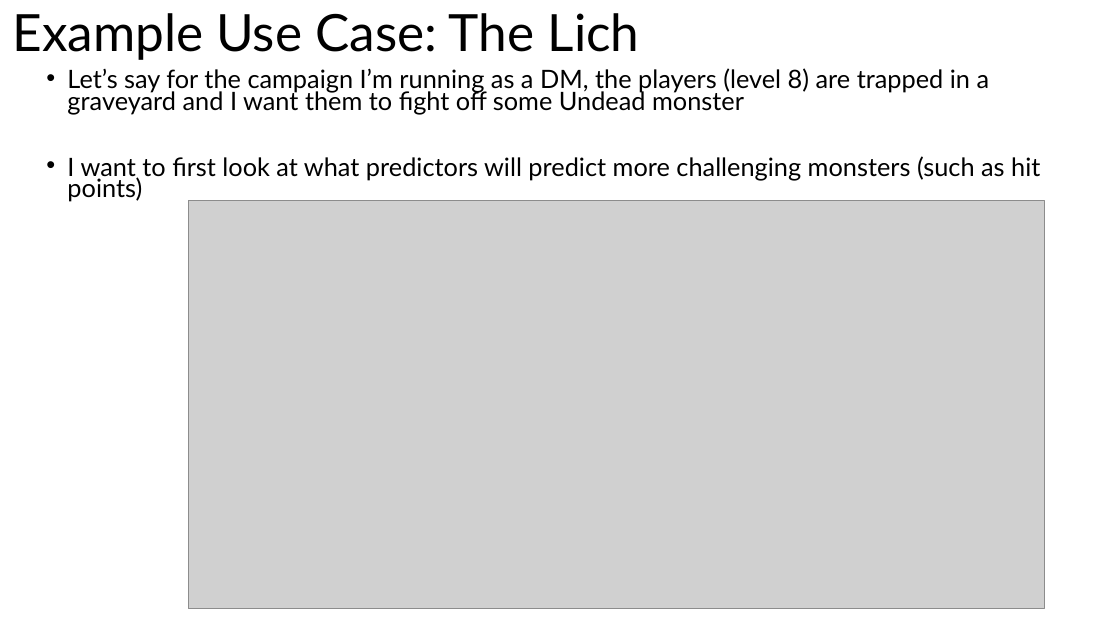
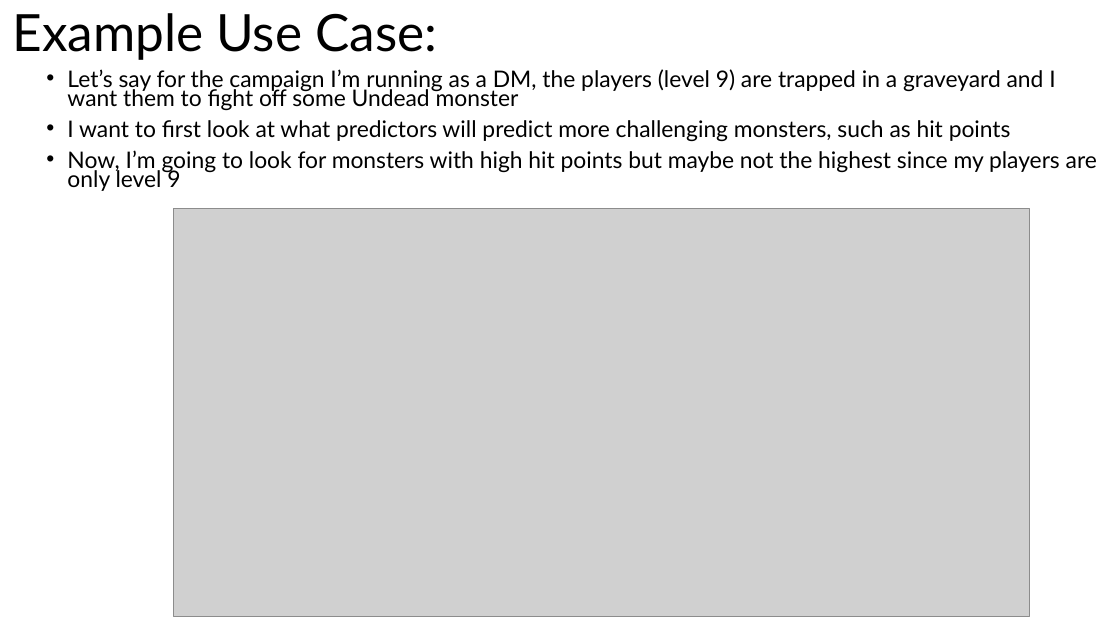
Before and after one commit to odelmas-sci/824-final, a slide deck: slide 15 of Monsters of Dungeons and Dragons.pptx. Drawn at 1120x630 pixels with LibreOffice and Linux fonts; fonts in the diff are those of the drawing; grey boxes stand for pictures. Boxes give left, top, right and bottom in pixels: in the first picture for what was removed or moved away, otherwise in the second. Text is boxed around its words. In the diff, an @@ line names an element or a change of style, - is before the commit and + after.

```diff
--- a/Monsters of Dungeons and Dragons.pptx
+++ b/Monsters of Dungeons and Dragons.pptx
@@ title at [12,13,437,60]: text changed @@
-Example Use Case: The Lich
+Example Use Case:
@@ text at [67,69,1097,191]: text changed; size 21.7 to 19.6 pt @@
-• Let’s say for the campaign I’m running as a DM, the players (level 8) are trapped in a graveyard and I want them to fight off some Undead monster
-• I want to first look at what predictors will predict more challenging monsters (such as hit points)
+• Let’s say for the campaign I’m running as a DM, the players (level 9) are trapped in a graveyard and I want them to fight off some Undead monster
+• I want to first look at what predictors will predict more challenging monsters, such as hit points
+• Now, I’m going to look for monsters with high hit points but maybe not the highest since my players are only level 9
@@ picture: place and size @@
-picture at [188,201,1044,609]
+picture at [173,208,1029,617]
```
Also in this commit, not shown: 13 other slides changed, 1 slide added.
